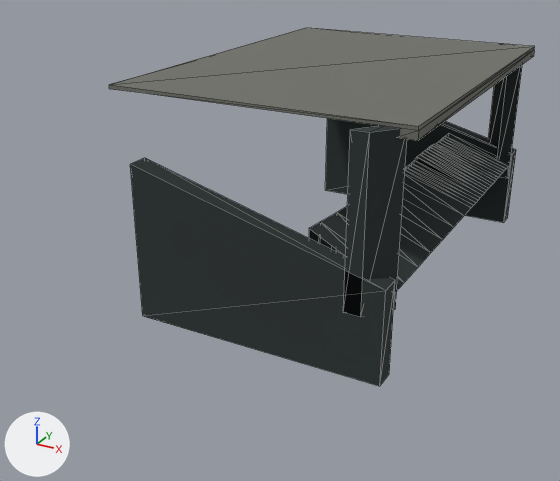
The glTF model src/render/assets/arocs-1835-ak-interior.glb, before and after one commit.
The view is the same before and after, from a 50 mm camera at (6.39, -4.26, 3.71) aimed at (4.16, -0.2, 1.68). The axes (+X, +Y, +Z) are drawn at lower left. The lights are the same throughout. The picture after the commit comes second. Mesh edges are drawn as thin lines. Where no turn or scale is listed for an object, it has been applied to the vertices. Vertices at exactly the same position are counted once.

Before the edit, the objects in view are built like this:
```python
me_header = bpy.data.meshes.new('header')
me_header.from_pydata(...)  # 22 vertices, 36 faces; spans x -0.85..0.85, y -1.13..1.13, z -0.09..0.09
me_header.materials.append(mat_header)
me_interior = bpy.data.meshes.new('interior')
me_interior.from_pydata(...)  # 97 vertices, 128 faces; spans x -0.72..0.72, y -1.25..1.25, z -0.45..0.45
me_interior.materials.append(mat_interior)
me_pillars = bpy.data.meshes.new('pillars')
me_pillars.from_pydata(...)  # 16 vertices, 24 faces; spans x -0.1..0.1, y -1.25..1.25, z -0.45..0.45
me_pillars.materials.append(mat_pillars)
ob_header = bpy.data.objects.new('header', me_header)
ob_header.location = (4.5, 0.0, 2.729)
ob_interior = bpy.data.objects.new('interior', me_interior)
ob_interior.location = (4.57, 0.0, 2.0)
ob_pillars = bpy.data.objects.new('pillars', me_pillars)
ob_pillars.location = (5.187, 0.0, 2.35)
```
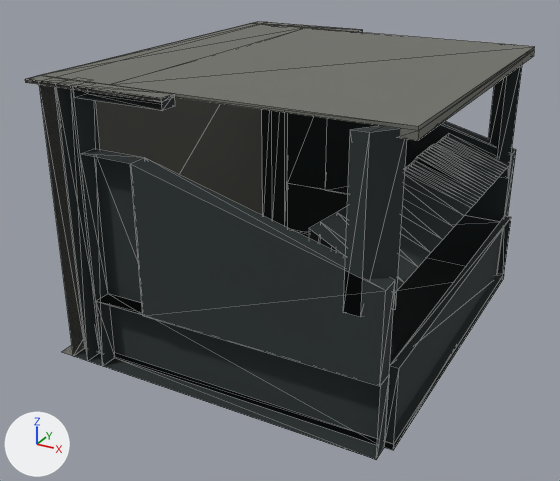
Where the newer file only moved an object's origin or applied its transform, the numbers keep the older frame.

Location of each change, [x1, y1, x2, y2] in pixels of the pictures (560 x 481 px; the box of a moved part takes in the faces that stretch with it):
'interior', reshaped (24% wider, 41% taller): before [130, 118, 516, 386]; after [39, 81, 516, 460]
'header', reshaped (20% wider, 6% taller): before [109, 28, 535, 141]; after [25, 21, 535, 141]
'pillars', reshaped, moved (160% wider, 33% taller): before [344, 65, 522, 317]; after [57, 30, 522, 366]
part 1 of me_header, added: after [25, 21, 361, 102]
part 2 of me_interior, added: after [39, 81, 272, 361]
part 3 of me_interior, added: after [81, 113, 511, 460]
part 4 of me_pillars, moved or reshaped: [344, 126, 407, 317] in both
part 5 of me_pillars, added: after [57, 83, 175, 366]
part 6 of me_pillars, added: after [272, 30, 363, 227]

The edits, one by one:
me_header is used by ob_header; location (4.5, 0.0, 2.729).
me_header had 22 vertices, 36 faces and spanned x -0.85..0.85, y -1.13..1.13, z -0.09..0.09.
me_header now has 38 vertices, 68 faces and spans x -1.34..0.85, y -1.24..1.24, z -0.09..0.09.
Part 1, on me_header:
16 vertices are added at x -1.34..-0.43, y -1.24..1.24, z 0.07..0.09.
32 new faces join them.
me_interior is used by ob_interior; location (4.57, 0.0, 2.0).
me_interior had 97 vertices, 128 faces and spanned x -0.72..0.72, y -1.25..1.25, z -0.45..0.45.
me_interior now has 151 vertices, 210 faces and spans x -1.41..0.77, y -1.25..1.25, z -0.9..0.82.
me_interior part 2: a new loose piece of 20 vertices spanning x -1.41..-1.19, y -1.24..1.24, z -0.9..0.82, in mat_interior.
Part 3, on me_interior:
11 vertices are added at x -1.41..0.77, y -1.13..1.13, z -0.9..0.45.
5 new vertices lie (0.0, -0.11, 0.0) away from vertices in x -1.07..0.72, y -1.13, z -0.45..0.45.
6 new vertices lie (0.0, 0.0, -0.45) away from vertices in x -1.07..0.72, y -1.24..1.13, z -0.45.
7 new vertices lie (0.0, 0.11, 0.0) away from vertices in x -1.07..0.72, y 1.13, z -0.9..0.45.
5 new vertices lie (0.0, 2.26, 0.0) away from vertices in x -1.41..0.77, y -1.13, z -0.9..-0.4.
56 new faces join them.
me_pillars is used by ob_pillars; location (5.187, 0.0, 2.35).
me_pillars had 16 vertices, 24 faces and spanned x -0.1..0.1, y -1.25..1.25, z -0.45..0.45.
me_pillars now has 46 vertices, 64 faces and spans x -0.96..0.96, y -1.25..1.25, z -0.86..0.86.
me_pillars part 4: the loose piece of 8 vertices spanning x -0.1..0.1, y -1.25..-1.1, z -0.45..0.45 is moved by (0.85, 0.0, 0.39).
me_pillars part 5: a new loose piece of 15 vertices spanning x -0.96..-0.26, y -1.24..-1.08, z -0.86..0.86, in mat_pillars.
me_pillars part 6: a new loose piece of 15 vertices spanning x -0.96..-0.26, y 1.08..1.24, z -0.86..0.86, in mat_pillars.
Other edits to the shape of me_pillars do not show in these pictures.
Object 'pillars' (ob_pillars) moves from (5.187, 0.0, 2.35) to (4.335, 0.0, 1.96).
